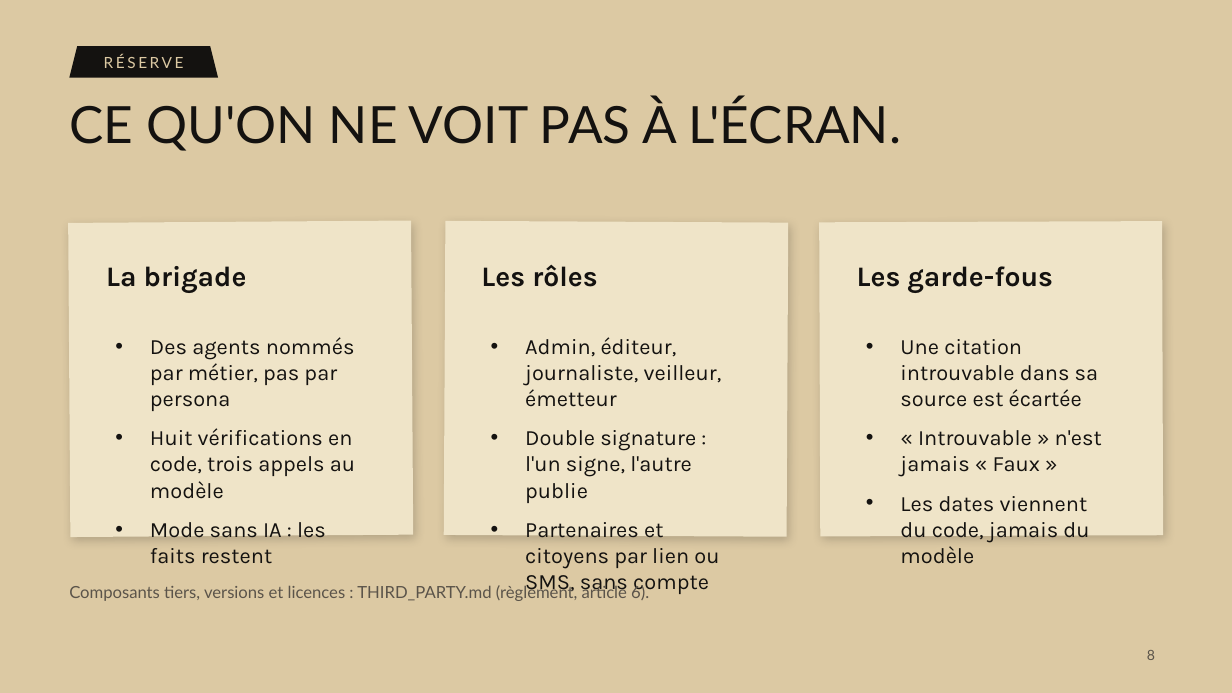
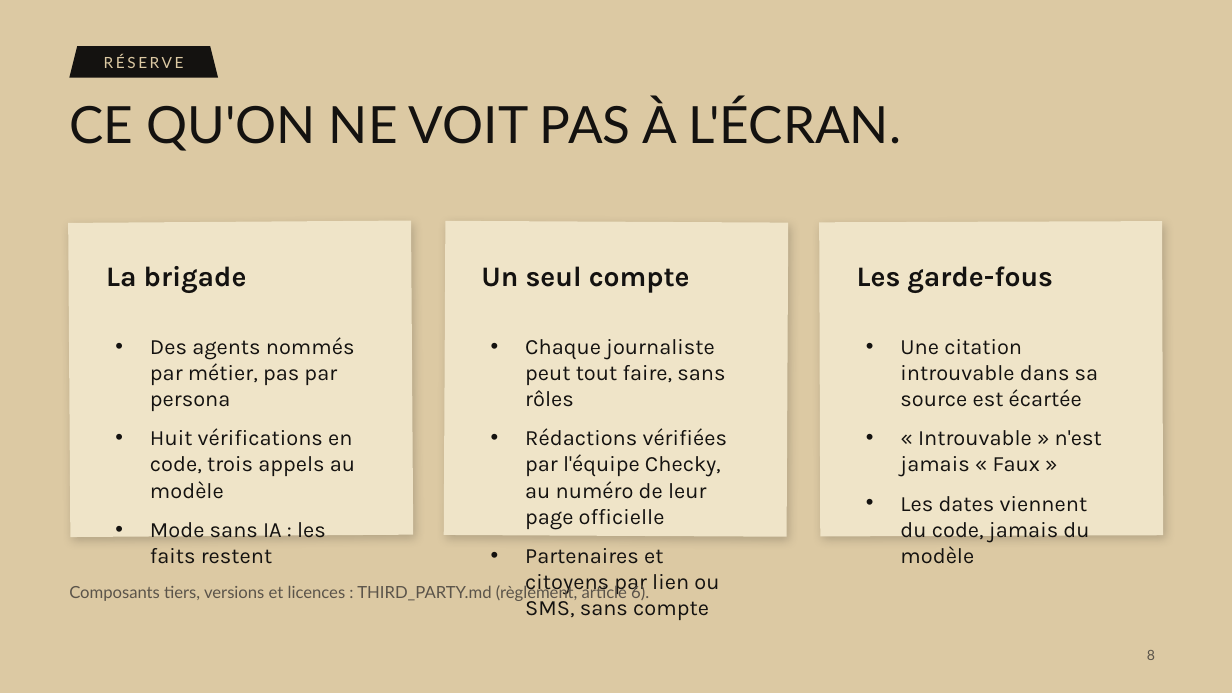
Before and after one commit to 0nlyDevs/checky-platform, a slide deck: slide 8 of docs/pitch/deck/fanilo-pitch.pptx. Drawn at 1232x693 pixels with LibreOffice and Linux fonts; fonts in the diff are those of the drawing. Boxes give left, top, right and bottom in pixels: in the first picture for what was removed or moved away, otherwise in the second. Text is boxed around its words. In the diff, an @@ line names an element or a change of style, - is before the commit and + after.

```diff
--- a/docs/pitch/deck/fanilo-pitch.pptx
+++ b/docs/pitch/deck/fanilo-pitch.pptx
@@ text at <box>481,266,690,293</box>: text changed @@
-Les rôles
+Un seul compte
@@ text at <box>525,339,727,530</box>: text changed @@
-• Admin, éditeur, journaliste, veilleur, émetteur
-• Double signature : l'un signe, l'autre publie
+• Chaque journaliste peut tout faire, sans rôles
+• Rédactions vérifiées par l'équipe Checky, au numéro de leur page officielle
```
Also in this commit, not shown: 2 other slides changed, 2 other files.
